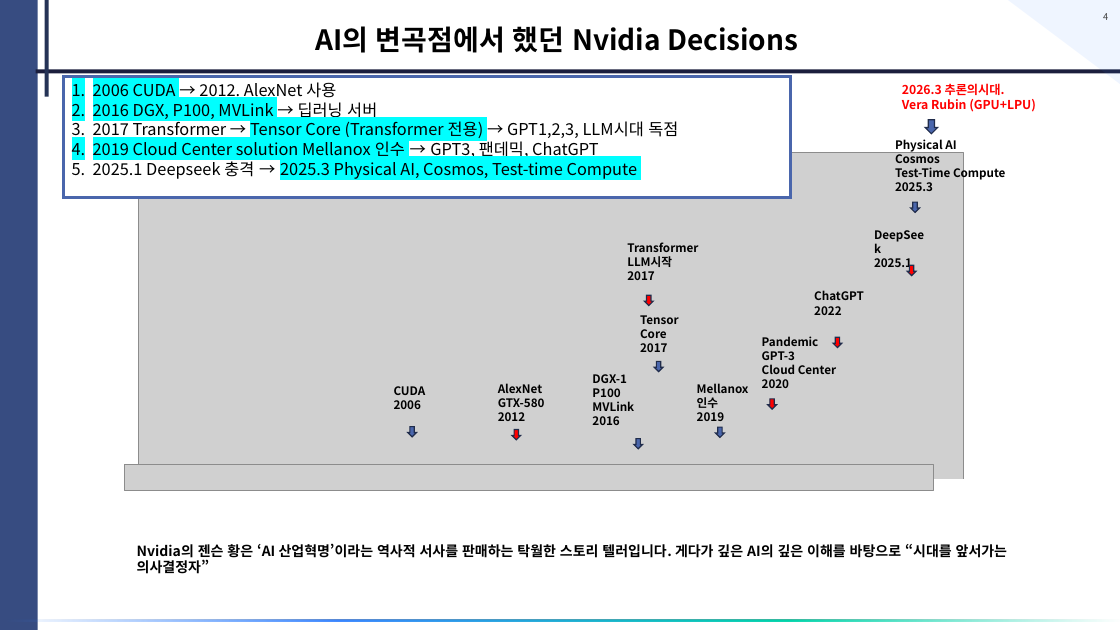
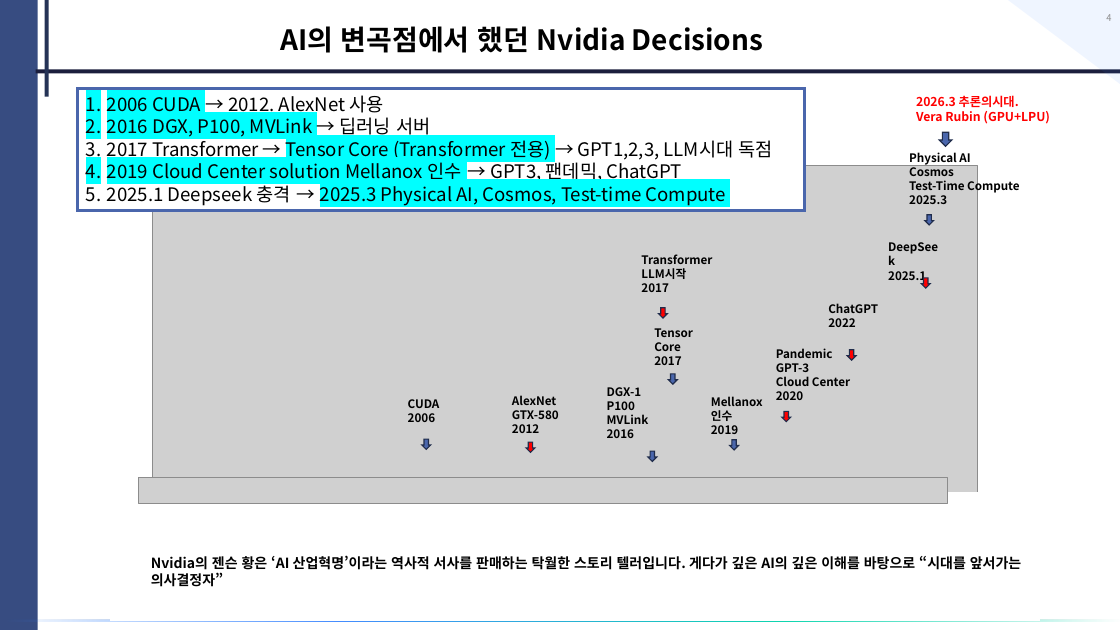
Before and after one commit to donchang07/skills, a slide deck: slide 4 of chang-ppt/template.pptx. Drawn at 1120x630 pixels with LibreOffice and Linux fonts; fonts in the diff are those of the drawing; grey boxes stand for pictures. Boxes give left, top, right and bottom in pixels: in the first picture for what was removed or moved away, otherwise in the second. Text is boxed around its words. In the diff, an @@ line names an element or a change of style, - is before the commit and + after.

```diff
--- a/chang-ppt/template.pptx
+++ b/chang-ppt/template.pptx
@@ text "AI의 변곡점에서 했던 Nvidia Decisions": place and size @@
-text "AI의 변곡점에서 했던 Nvidia Decisions" at [315,26,798,53]
+text "AI의 변곡점에서 했던 Nvidia Decisions" at [280,26,763,53]
@@ page number at [1106,14,1111,21]: text colour #404040 to #8C8C8C; vertical alignment top to middle @@
@@ rectangle "2006 CUDA → 2012. AlexNet ..." at [77,89,805,211]: size 14 to 16 pt @@
@@ 6 texts, 6 down arrows, 1 picture, 1 rectangle: place and size @@
-6 texts, 6 down arrows, 1 picture, 1 rectangle at [63,76,1036,571]
+6 texts, 6 down arrows, 1 picture, 1 rectangle at [77,89,1050,583]
@@ 6 texts, 5 down arrows, 1 picture, 1 rectangle: place and size @@
-6 texts, 5 down arrows, 1 picture, 1 rectangle at [97,139,1025,608]
+6 texts, 5 down arrows, 1 picture, 1 rectangle at [111,152,1039,621]
```
Also in this commit, not shown: 3 other slides changed, 1 other file.
